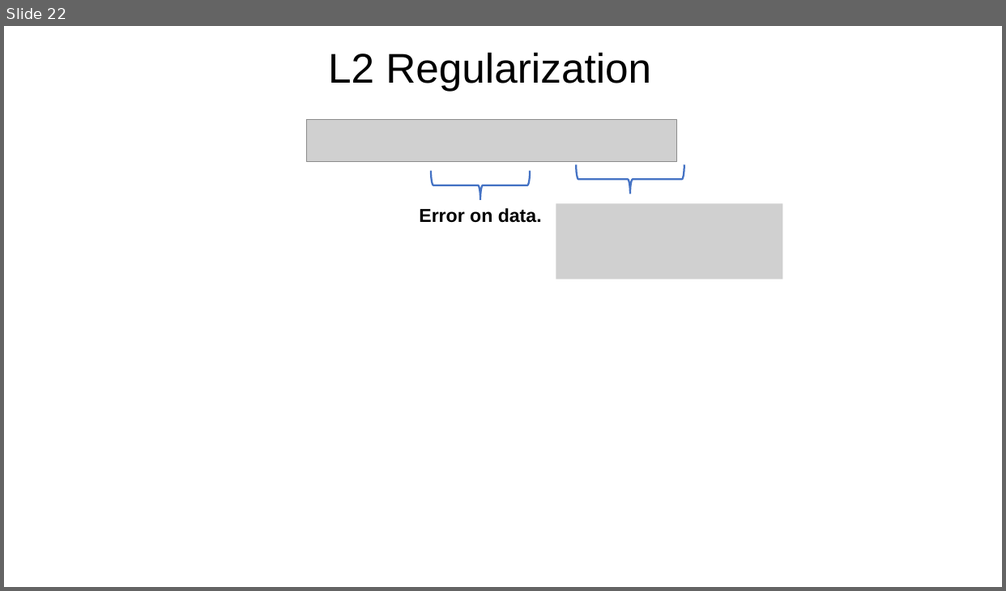
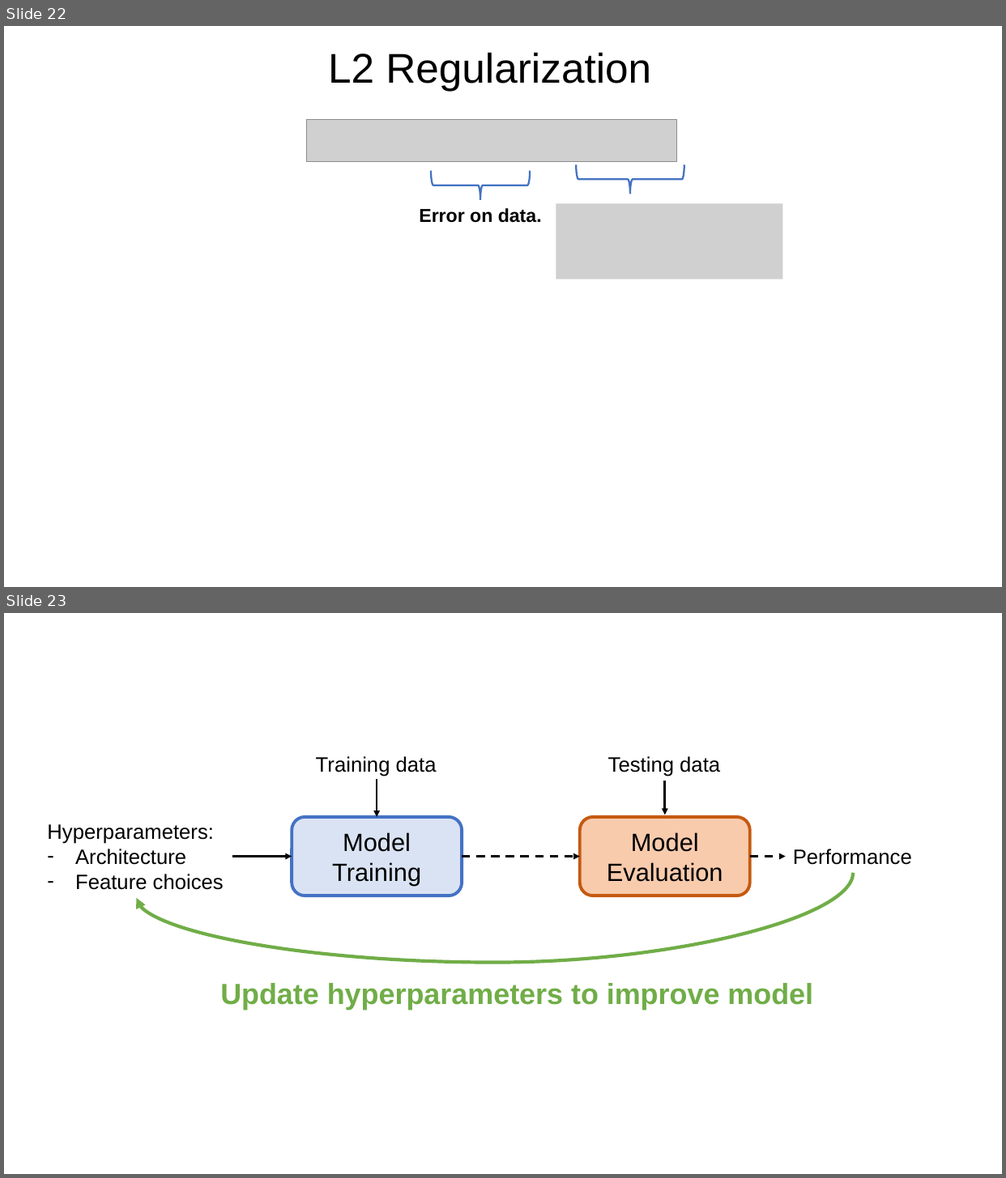
Before and after one commit to UWDIRECT/UWDIRECT.github.io, a slide deck: dsmcer_2023_update/Lecture_Notebooks/L4-6_visual_support.pptx. Shown one above the other, each under a label of ours: slide 22 before the commit, slides 22 and 23 after it. The pictures are 1006x591 and 1006x1178 pixels, drawn with LibreOffice and Linux fonts; fonts in the diff are those of the drawing; grey boxes stand for pictures. Boxes give left, top, right and bottom in pixels: in the first picture for what was removed or moved away, otherwise in the second. Text is boxed around its words. In the diff, an @@ line names an element or a change of style, - is before the commit and + after.

```diff
--- a/dsmcer_2023_update/Lecture_Notebooks/L4-6_visual_support.pptx
+++ b/dsmcer_2023_update/Lecture_Notebooks/L4-6_visual_support.pptx
@@ slide 23 added at [4, 613, 1002, 1174], background #FFFFFF @@
@@ text added at [316, 756, 437, 777], 20 pt, text #000000 @@
+Training data
@@ text added at [608, 756, 720, 777], 20 pt, text #000000 @@
+Testing data
@@ arrow added from (377, 779) to (377, 817), #000000 2 pt @@
@@ arrow added from (665, 781) to (665, 815), #000000 2 pt @@
@@ text added at [47, 824, 224, 890], 20 pt, text #000000 @@
+Hyperparameters:
+– Architecture
+– Feature choices
@@ rounded rectangle added at [292, 817, 462, 896], fill #DAE3F3, outline #4472C4 3 pt, 24 pt, text #000000 @@
+Model Training
@@ rounded rectangle added at [580, 817, 750, 896], fill #F8CBAD, outline #C55A11 3 pt, 24 pt, text #000000 @@
+Model Evaluation
@@ text added at [793, 849, 912, 865], 20 pt, text #000000 @@
+Performance
@@ curved arrow added from (853, 873) to (137, 898), #70AD47 3.25 pt @@
@@ arrow added from (233, 856) to (292, 856), #000000 2 pt @@
@@ arrow added from (462, 856) to (580, 856), #000000 2 pt dashed @@
@@ arrow added from (750, 856) to (786, 856), #000000 2 pt dashed @@
@@ text added at [220, 983, 813, 1010], 28 pt, text #70AD47, bold @@
+Update hyperparameters to improve model
```
Also in this commit, not shown: 4 other slides added, 2 other files.
